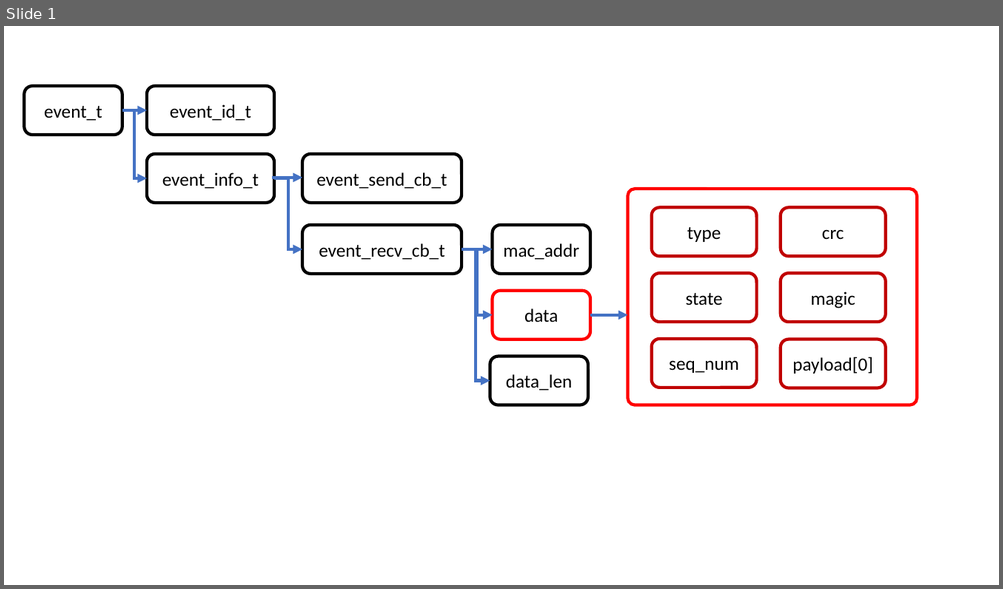
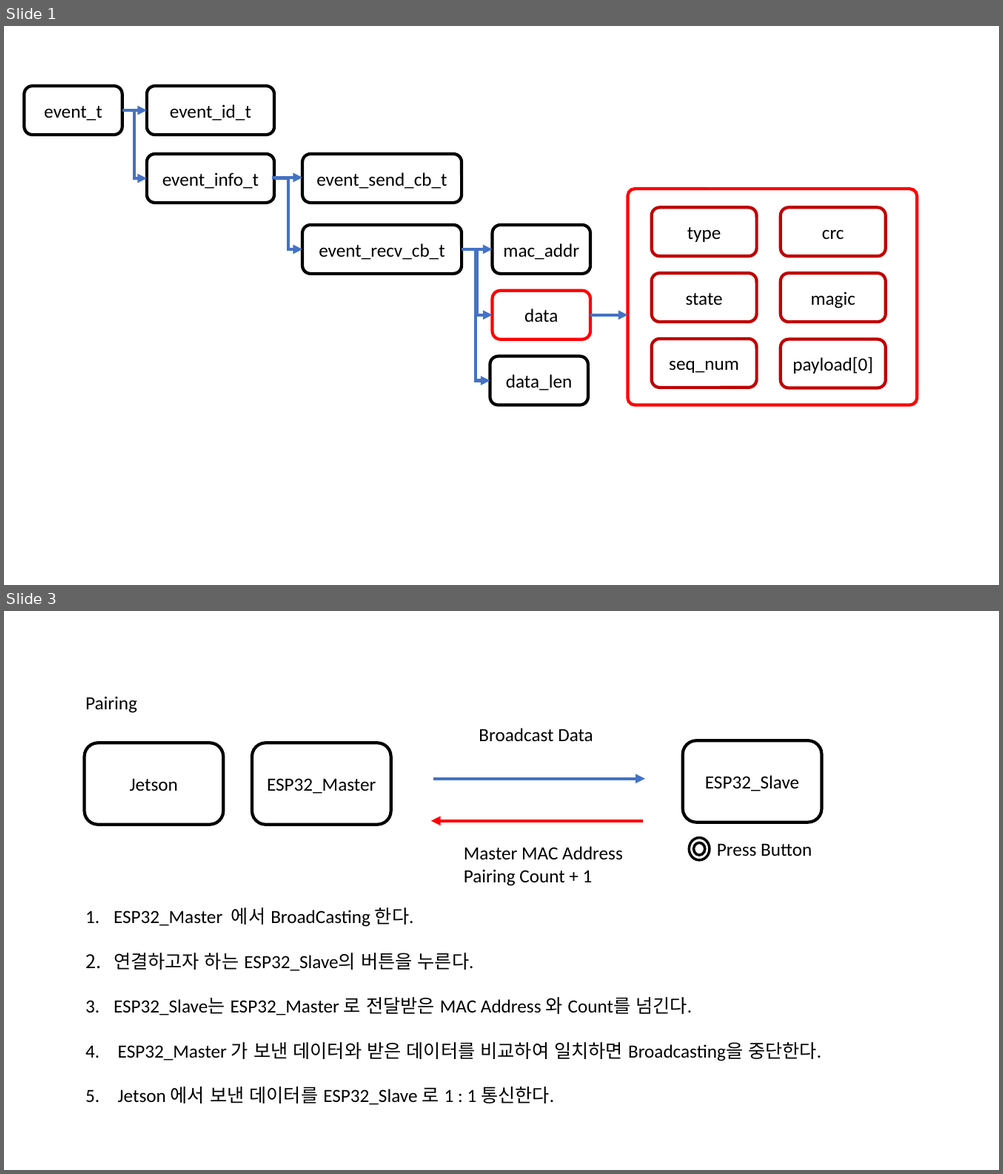
Before and after one commit to Lcooldong/ESP_Study, a slide deck: Espressif_IDE/espnow_example_struct.pptx. Shown one above the other, each under a label of ours: slide 1 before the commit, slides 1 and 3 after it; the slides between them are not shown. The pictures are 1003x589 and 1003x1174 pixels, drawn with LibreOffice and Linux fonts; fonts in the diff are those of the drawing. Boxes give left, top, right and bottom in pixels: in the first picture for what was removed or moved away, otherwise in the second. Text is boxed around its words. In the diff, an @@ line names an element or a change of style, - is before the commit and + after.

```diff
--- a/Espressif_IDE/espnow_example_struct.pptx
+++ b/Espressif_IDE/espnow_example_struct.pptx
@@ slide 3 added at bbox=[4, 611, 999, 1170], background #FFFFFF @@
@@ text added at bbox=[85, 696, 137, 713], 18 pt, text #000000 @@
+Pairing
@@ rounded rectangle added at bbox=[85, 743, 223, 825], outline #000000 3 pt, 18 pt, text #000000 @@
+Jetson
@@ rounded rectangle added at bbox=[252, 743, 390, 825], outline #000000 3 pt, 18 pt, text #000000 @@
+ESP32_Master
@@ text added at bbox=[478, 728, 593, 742], 18 pt, text #000000 @@
+Broadcast Data
@@ rounded rectangle added at bbox=[683, 741, 822, 823], outline #000000 3 pt, 18 pt, text #000000 @@
+ESP32_Slave
@@ arrow added from (433, 779) to (645, 779), #4472C4 3 pt @@
@@ arrow added from (643, 821) to (431, 821), #FF0000 3 pt @@
@@ text added at bbox=[464, 846, 623, 886], 18 pt, text #000000 @@
+Master MAC Address
+Pairing Count + 1
@@ ellipse added at bbox=[689, 838, 709, 860], fill #FFFFFF, outline #000000 2.5 pt @@
@@ ellipse added at bbox=[694, 843, 705, 856], fill #FFFFFF, outline #000000 2.5 pt @@
@@ text added at bbox=[717, 843, 811, 857], 18 pt, text #000000 @@
+Press Button
@@ text added at bbox=[114, 908, 821, 1105], 18 pt, text #000000 @@
+1. ESP32_Master 에서 BroadCasting 한다.
+2. 연결하고자 하는 ESP32_Slave의 버튼을 누른다.
+3. ESP32_Slave는 ESP32_Master 로 전달받은 MAC Address 와 Count를 넘긴다.
+4. ESP32_Master 가 보낸 데이터와 받은 데이터를 비교하여 일치하면 Broadcasting을 중단한다.
+5. Jetson 에서 보낸 데이터를 ESP32_Slave 로 1 : 1 통신한다.
```
Also in this commit, not shown: 1 other slide added, 3 other files.
